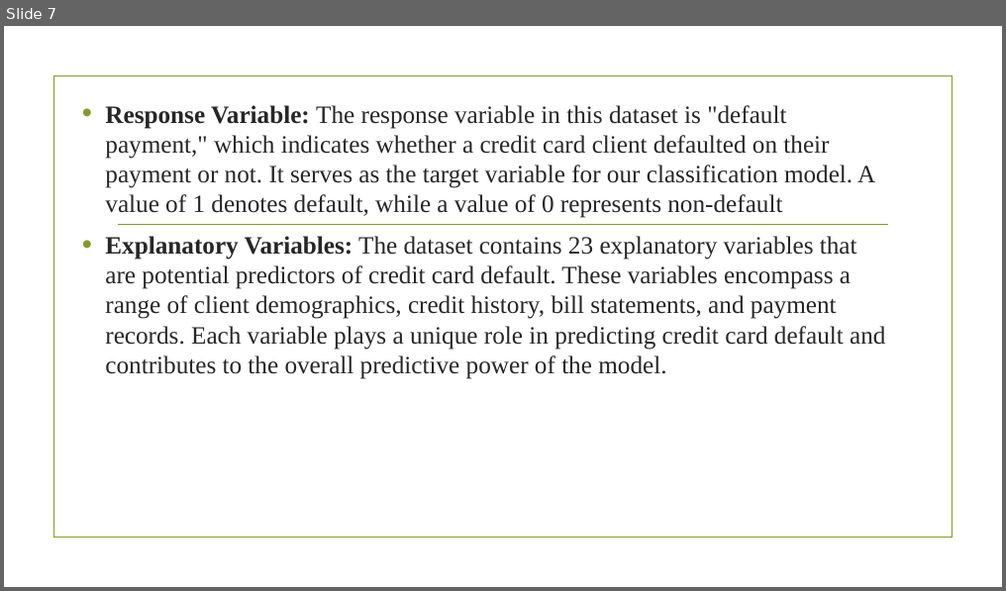
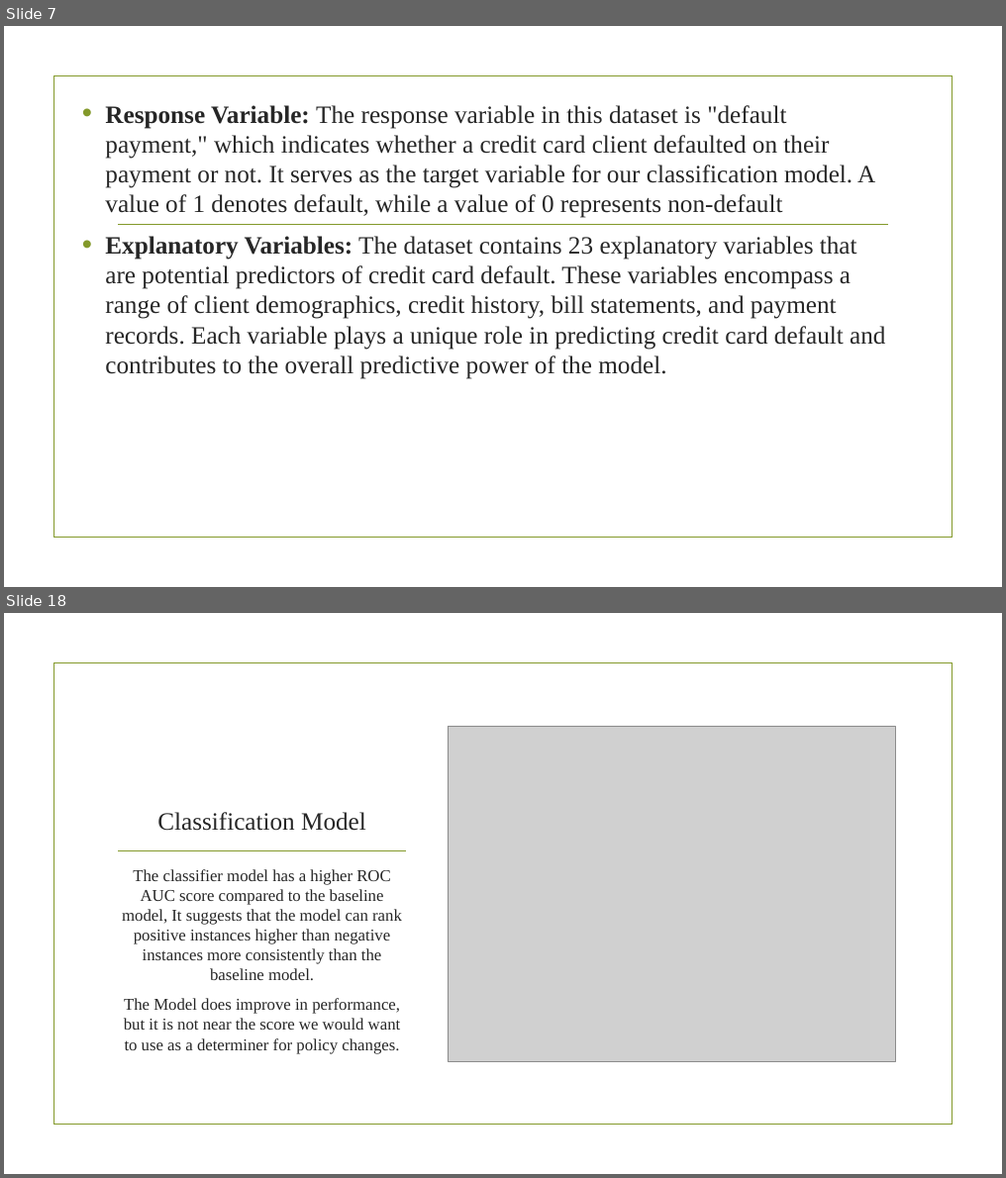
Before and after one commit to Imacharia/Default_predictor, a slide deck: CREDIT CARD DEFAULT PREDICTION.pptx. Shown one above the other, each under a label of ours: slide 7 before the commit, slides 7 and 18 after it; the slides between them are not shown. The pictures are 1006x591 and 1006x1178 pixels, drawn with LibreOffice and Linux fonts; fonts in the diff are those of the drawing; grey boxes stand for pictures; background and template pictures are left out. Boxes give left, top, right and bottom in pixels: in the first picture for what was removed or moved away, otherwise in the second. Text is boxed around its words. In the diff, an @@ line names an element or a change of style, - is before the commit and + after.

```diff
--- a/CREDIT CARD DEFAULT PREDICTION.pptx
+++ b/CREDIT CARD DEFAULT PREDICTION.pptx
@@ slide 18 added at (4, 613, 1002, 1174), background picture (left out); not listed: 1 template element that a slide beside it also shows @@
@@ picture added at (448, 726, 896, 1062) @@
@@ title added at (157, 812, 366, 831), 24 pt, text #262626 @@
+Classification Model
@@ line added from (119, 852) to (406, 852), #83992A 1.25 pt @@
@@ text added at (122, 869, 402, 1055), 16 pt, text #262626 @@
+The classifier model has a higher ROC AUC score compared to the baseline model, It suggests that the model can rank positive instances higher than negative instances more consistently than the baseline model.
+The Model does improve in performance, but it is not near the score we would want to use as a determiner for policy changes.
```
Also in this commit, not shown: 13 other slides added, 1 slide removed, 43 other files.
